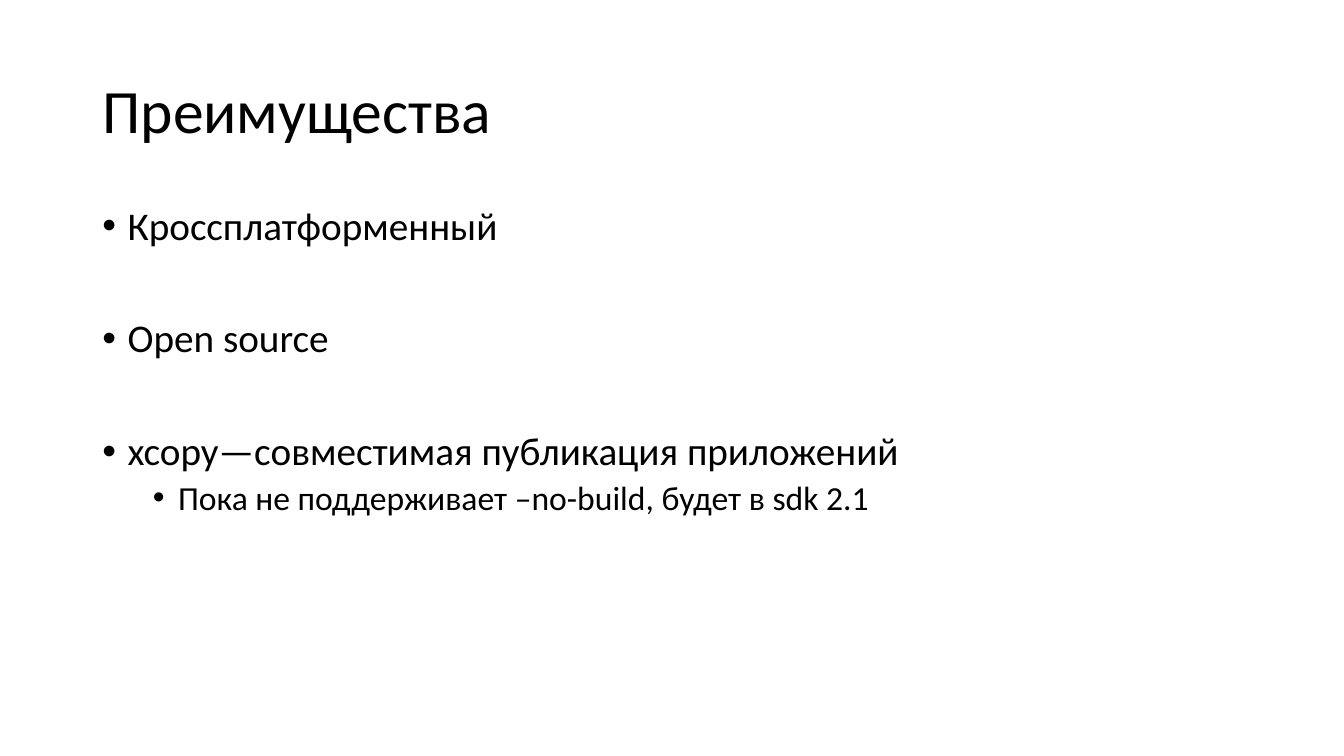
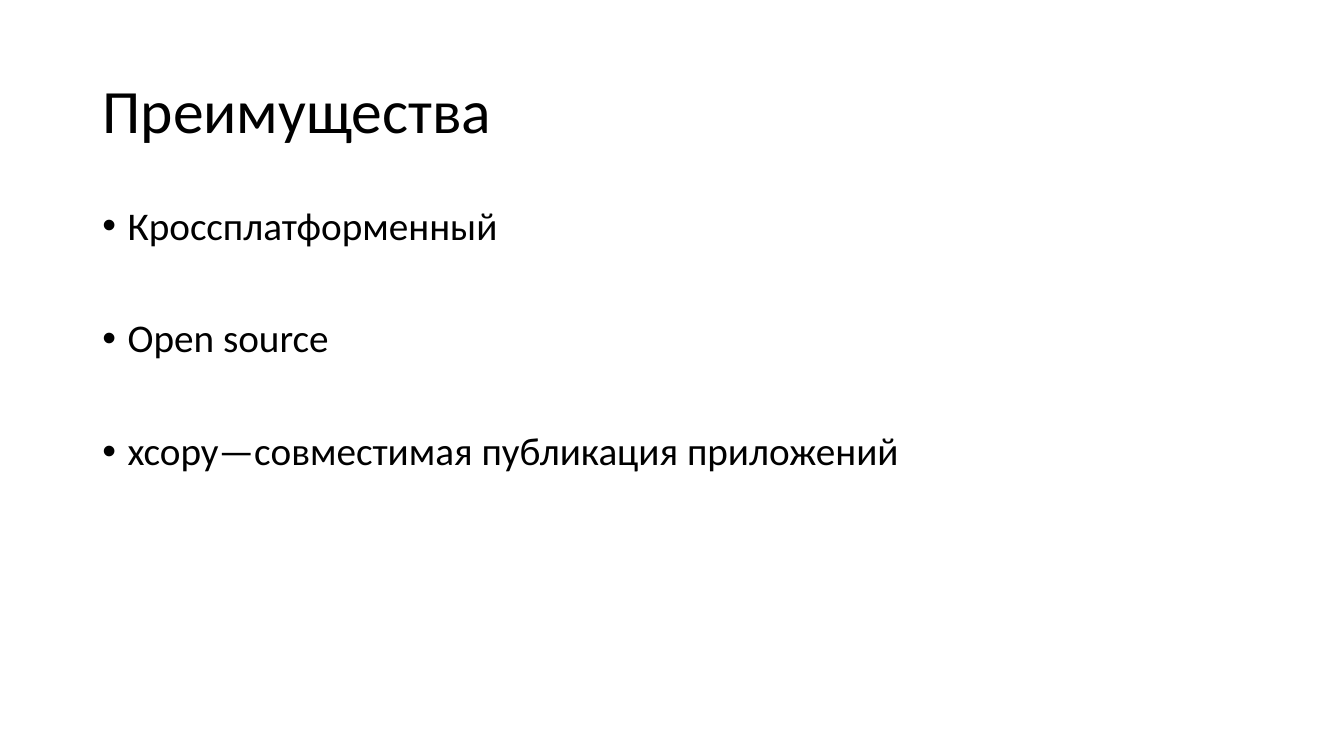
Before and after one commit to aensidhe/presentations, a slide deck: slide 5 of 2017/10/net core and linux in production.pptx. Drawn at 1344x756 pixels with LibreOffice and Linux fonts; fonts in the diff are those of the drawing. Boxes give left, top, right and bottom in pixels: in the first picture for what was removed or moved away, otherwise in the second. Text is boxed around its words. In the diff, an @@ line names an element or a change of style, - is before the commit and + after.

Commit message:
Final version

```diff
--- a/2017/10/net core and linux in production.pptx
+++ b/2017/10/net core and linux in production.pptx
@@ text at (178, 486, 868, 516): paragraph removed @@
-  • Пока не поддерживает –no-build, будет в sdk 2.1
```
Also in this commit, not shown: 1 other slide changed, 1 slide added, 1 slide removed.
